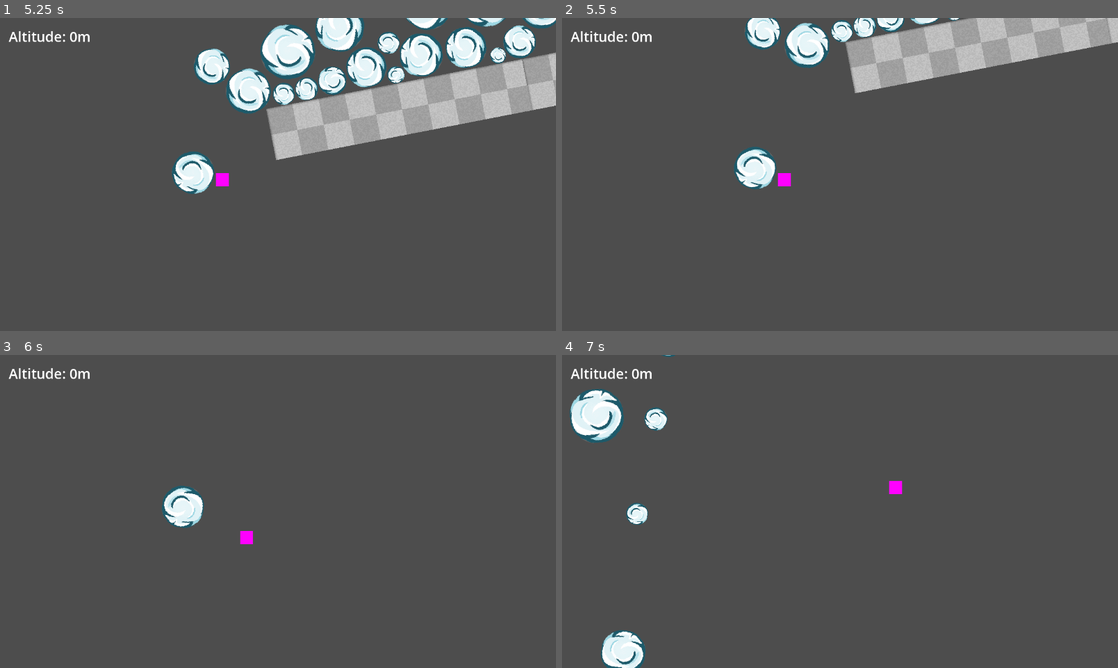
Above: before the commit, frames 1-4 (two rows, left to right).
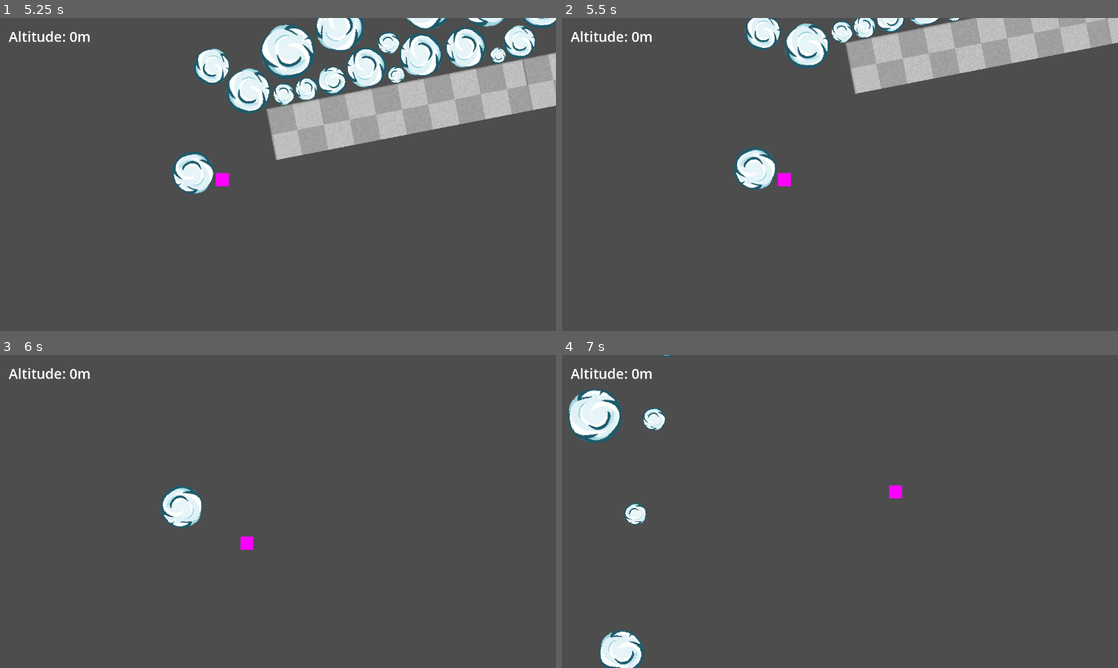
Above: after the commit, the same moments.

Repository: ashleyrevlett/avalanche
Game: Godot game, scene res://scene.tscn
The game is run twice, just before and just after one commit, with the same random seed, the same clock (stepped at 60 frames per second) and the same inputs.
Inputs:
- Up to frame 1 (5.25 s): hold D (right) 0.53-1.28 s; tap Space (jump) at 0.77, 1.52, 3.02, 3.77, 4.52 s; hold A (left) 1.28-2.03 s; hold D (right) 2.03-3.53 s; hold A (left) from 3.53 s (still down)
- Up to frame 2 (5.5 s): keep holding A (left)
- Up to frame 3 (6 s): release A (left) at 5.78 s; hold D (right) from 5.78 s (still down)
- Up to frame 4 (7 s): keep holding D (right); tap Space (jump) at 6.02, 6.77 s

Frame 1 is identical in both runs. In frame 2, 0.9% of the frame differs, in the area x 31-100%, y 0-55%; in frame 3, 0.4%; in frame 4, 1.2%, in the area x 1-62%, y 0-100%.

Commit message:
Set max velocity

Diff:
--- a/scripts/character.gd
+++ b/scripts/character.gd
@@ -7,6 +7,7 @@
 @export var gravity = 4000
 @export_range(0.0, 1.0) var friction = 0.1
 @export_range(0.0 , 1.0) var acceleration = 0.25
+@export var max_velocity = 2000
 
 @onready var camera: Camera2D = %Camera2D
 @onready var camera_size: Vector2
@@ -25,16 +26,15 @@
 
 func _ready():
 	player_width = %CollisionShape2D.shape.get_rect().size.x
-	print("player_width:", player_width)
 	camera_size = get_viewport_rect().size # * camera.zoom
 	camera_rect = Rect2(camera.get_screen_center_position() - camera_size / 2, camera_size)
-	print(camera_size, camera_rect)
 
 
 func _clamp_position():
 	camera_rect = Rect2(camera.get_screen_center_position() - camera_size / 2, camera_size)
 	global_position.x = max(camera_rect.position.x + player_width/2, global_position.x)
 	global_position.x = min(camera_rect.end.x - player_width/2, global_position.x)
+
 
 func _physics_process(delta):
 	# player movement
@@ -49,6 +49,9 @@
 	if jumps_since_ground < 2 and Input.is_action_just_pressed("jump"):
 		jumps_since_ground += 1
 		velocity.y = jump_speed
+
+	velocity.y = clamp(velocity.y, -max_velocity, max_velocity)
+	print(velocity)
 
 	move_and_slide()
 
--- a/scripts/game.gd
+++ b/scripts/game.gd
@@ -17,7 +17,7 @@
 
 func _on_game_over():
 	print("Game over!")
-	%GameOverLabel.text = "Game Over!\n Final Altitude: %s" % floor(altitude)
+	%GameOverLabel.text = "Game Over!\n Final Altitude: %sm" % floor(altitude)
 	%GameOverUI.show()
 	get_tree().paused = true
 
--- a/scripts/terrain.gd
+++ b/scripts/terrain.gd
@@ -49,5 +49,4 @@
 		var angle_modifier = deg_to_rad(floor(last_pos.y / 10000))
 		var new_rad = deg_to_rad(angle) + angle_modifier
 		var new_rot = lerp_angle(rotation, new_rad, 2.5 * delta)
-		print("angle_modifier:", angle_modifier, new_rot)
 		rotation = new_rot
